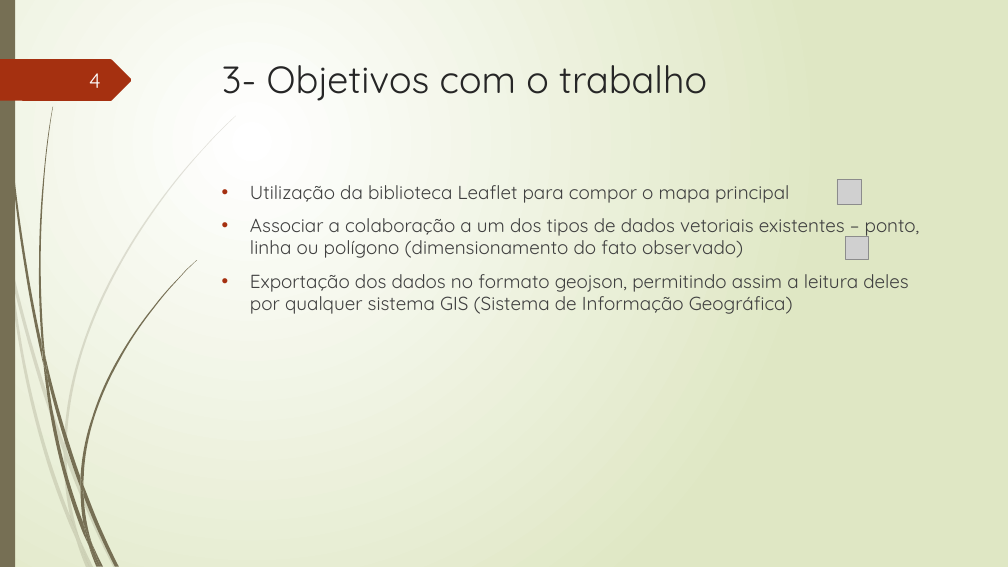
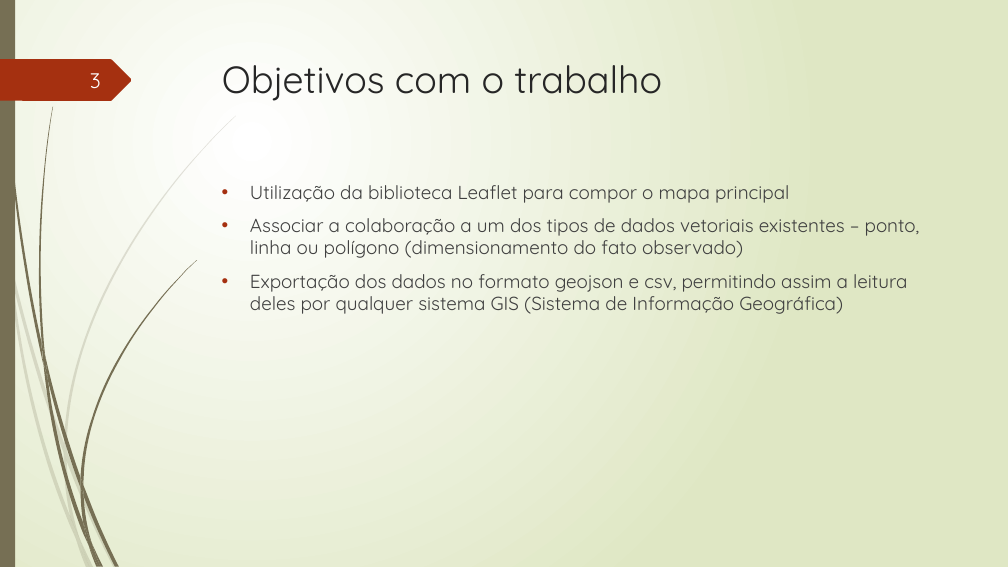
Before and after one commit to TavaresCarlos/TCC, a slide deck: slide 3 of apresentação-do-sistema/apresentação-02.pptx (slide 4 before the commit). Drawn at 1008x567 pixels with LibreOffice and Linux fonts; fonts in the diff are those of the drawing; grey boxes stand for pictures. Boxes give left, top, right and bottom in pixels: in the first picture for what was removed or moved away, otherwise in the second. Text is boxed around its words. In the diff, an @@ line names an element or a change of style, - is before the commit and + after.

Commit message:
Filtro de exportação dos dados de acordo com a data adicionado

```diff
--- a/apresentação-do-sistema/apresentação-02.pptx
+++ b/apresentação-do-sistema/apresentação-02.pptx
@@ page number at (90, 73, 101, 89): text changed @@
-4
+3
@@ title at (222, 65, 662, 101): text changed @@
-3- Objetivos com o trabalho
+Objetivos com o trabalho
@@ picture removed at (837, 180, 861, 205) @@
@@ picture removed at (846, 237, 869, 259) @@
@@ text at (250, 274, 907, 314): text changed @@
-• Exportação dos dados no formato geojson, permitindo assim a leitura deles por qualquer sistema GIS (Sistema de Informação Geográfica)
+• Exportação dos dados no formato geojson e csv, permitindo assim a leitura deles por qualquer sistema GIS (Sistema de Informação Geográfica)
```
Also in this commit, not shown: 5 other slides changed, 7 slides added, 3 slides removed, 10 other files.
